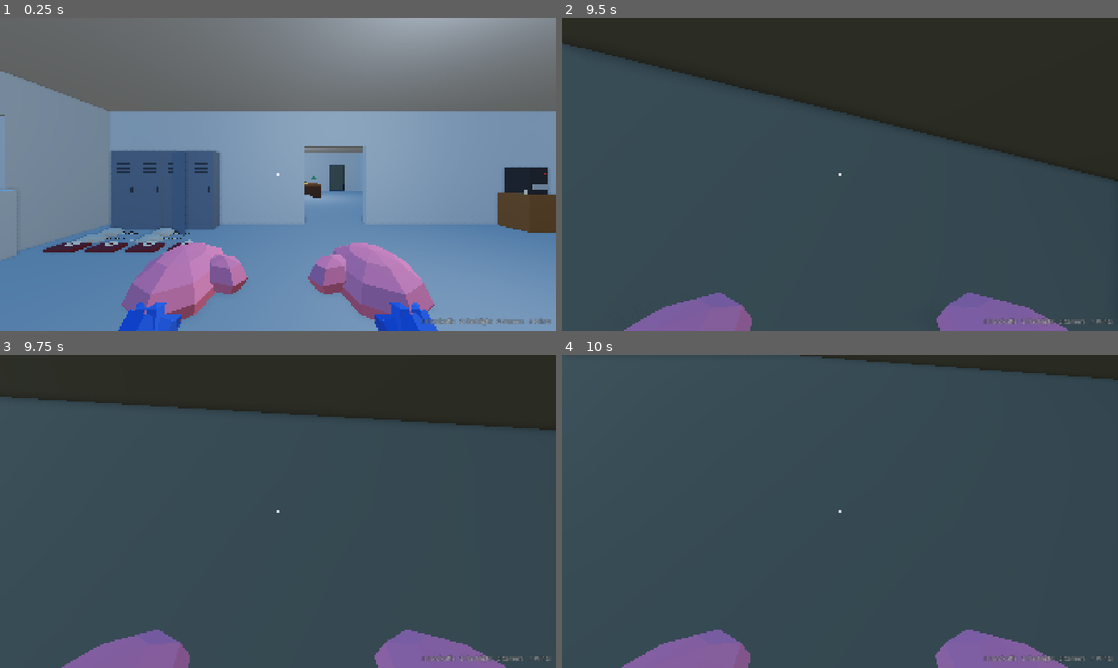
Above: before the commit, frames 1-4 (two rows, left to right).
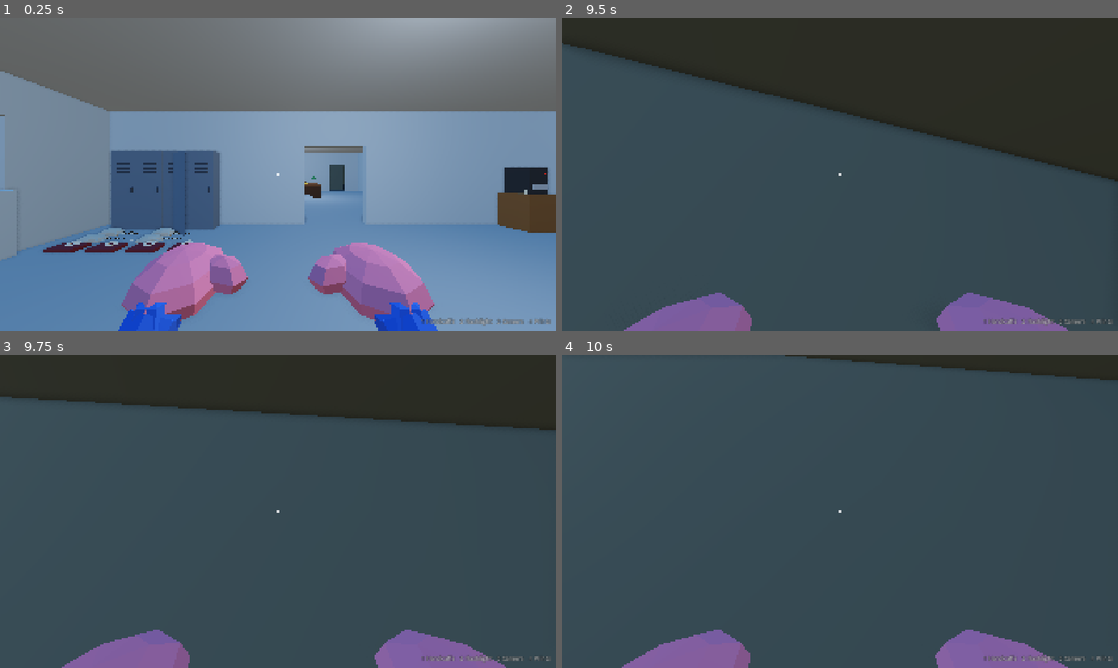
Above: after the commit, the same moments.

Repository: cristiangelini/BPD
Game: Godot game, scene res://scenes/levels/bank.tscn
The game is run twice, just before and just after one commit, with the same random seed, the same clock (stepped at 60 frames per second) and the same inputs. This scene is started directly instead of the project's main scene.
Inputs (mouse positions are in pixels of both pictures, inside the frame that each line leads up to):
- Up to frame 1 (0.25 s): no input
- Up to frame 2 (9.5 s): tap Enter at 0.5 s; move the mouse to (812, 237) at 0.52 s; hold Shift (run) 0.53-1.28 s; hold W (move_forward) 0.53-2.78 s; click (812, 237) at 0.67 s; tap Space (jump) at 0.77, 1.07, 1.52, 1.82, 3.02, 3.32, 3.77, 4.07, 4.52, 4.82, 5.75, 6.02, 6.32, 6.77, 7.07, 7.52, 7.82, 9.02, 9.32 s; move the mouse to (878, 177) at 1.27 s; tap R (ask) at 1.35 s; tap Shift (run) at 1.55, 2.3, 3.05, 3.8, 4.55, 5.3, 6.05, 6.8, 7.55, 8.3, 8.85 s; move the mouse to (795, 171) at 2.02 s; hold Q (checklist) 2.03-2.78 s; move the mouse to (845, 174) at 2.77 s; hold A (move_left) 2.78-3.53 s; tap Ctrl (crouch) at 2.85 s; click (845, 174) at 2.92 s; move the mouse to (817, 168) at 3.52 s; hold H (dance) 3.53-4.28 s; hold W (move_forward) 3.53-5.78 s; move the mouse to (867, 174) at 4.27 s; tap G (drop) at 4.35 s; move the mouse to (812, 174) at 5.02 s; hold F (flashlight) 5.03-5.78 s; click (812, 174) at 5.17 s; move the mouse to (851, 168) at 5.77 s; hold D (move_right) 5.78-6.53 s; click (851, 168) at 5.85 s; move the mouse to (834, 180) at 6.52 s; hold Mouse wheel down (hold_closer) 6.53-7.28 s; hold W (move_forward) 6.53-8.78 s; move the mouse to (878, 177) at 7.27 s; tap Mouse wheel up (hold_farther) at 7.35 s; click (878, 177) at 7.42 s; move the mouse to (795, 171) at 8.02 s; hold T (radio) 8.03-8.78 s; move the mouse to (845, 174) at 8.77 s; hold A (move_left) from 8.78 s (still down)
- Up to frame 3 (9.75 s): move the mouse to (255, 505) at 9.52 s; release A (move_left) at 9.53 s; hold W (move_forward) from 9.53 s (still down); hold Shift (run) from 9.53 s (still down); tap Tab (scoreboard) at 9.6 s; click (255, 505) at 9.67 s
- Up to frame 4 (10 s): keep holding W (move_forward); keep holding Shift (run); tap Space (jump) at 9.77 s

Frames 1-3 are identical in both runs. In frame 4, 0.2% of the frame differs, in the area x 19-100%, y 0-92%.

Commit message:
Lead the bank's corridor door straight to the back door and the vault
Co-Authored-By: Claude Opus 5.5 (1M context) <noreply@anthropic.com>
Claude-Session: https://claude.ai/code/session_01UXwRy4nCUmp8Zcg5tBLZhH

Diff:
--- a/scripts/levels/bank.gd
+++ b/scripts/levels/bank.gd
@@ -23,10 +23,10 @@
 const COUNTER_FROM := -10.0
 const COUNTER_GAP := Vector2(6.8, 8.2)
 const COUNTER_SIZE := Vector2(0.7, 1.1)
-## The back wall behind the tellers, with the office's door (west) and the corridor's (east).
+## The back wall behind the tellers, with the office's door (west) and the corridor's (middle).
 const BACK_Z := -4.5
 const OFFICE_DOOR_X := -7.0
-const CORRIDOR_DOOR_X := 6.0
+const CORRIDOR_DOOR_X := 0.0
 ## The office (west) and the corridor (middle, to the back door) split by this wall; the vault east of VAULT_X.
 const OFFICE_X := -3.0
 const VAULT_X := 3.0
@@ -169,9 +169,7 @@
 	_build.wall("x", BACK_Z, -HALF_X, HALF_X, 0, [OFFICE_DOOR_X, CORRIDOR_DOOR_X], INSIDE)
 	_build.wall("z", OFFICE_X, -HALF_Z, BACK_Z, 0, [], INSIDE)
 	_build.wall("z", VAULT_X, -HALF_Z, BACK_Z, 0, [VAULT_DOOR_Z], STEEL)
-	# The corridor runs from its door along the back wall to the vault and the back door; this wall keeps the
-	# corridor's door out of the vault.
-	_build.wall("x", -6.0, VAULT_X, HALF_X, 0, [], INSIDE)
+	# The corridor runs straight from its door to the back door, with the vault's doorway on its east side.
 	_build.legs(Vector3(-7.5, FLOOR_TOP, -8.2), Vector2(1.8, 0.9), 0.72, WOOD)
 	_build.box(Vector3(-7.5, FLOOR_TOP + 0.74, -8.2), Vector3(1.8, 0.04, 0.9), WOOD)
 	_build.box(Vector3(-4.0, FLOOR_TOP + 0.7, -9.5), Vector3(0.6, 1.4, 0.6), STEEL.darkened(0.2))
@@ -192,7 +190,7 @@
 func _add_vault_door() -> void:
 	vault_door = StaticBody3D.new()
 	vault_door.name = "VaultDoor"
-	vault_door.position = Vector3(VAULT_X + 0.15, FLOOR_TOP + VAULT_DOOR_RADIUS + 0.05, VAULT_DOOR_Z)
+	vault_door.position = Vector3(VAULT_X - 0.15, FLOOR_TOP + VAULT_DOOR_RADIUS + 0.05, VAULT_DOOR_Z)
 	add_child(vault_door)
 	var shape := CollisionShape3D.new()
 	var body := BoxShape3D.new()
@@ -213,7 +211,7 @@
 	wheel.outer_radius = 0.32
 	var handle := MeshInstance3D.new()
 	handle.mesh = wheel
-	handle.position.x = 0.14
+	handle.position.x = -0.14
 	handle.rotation.z = PI / 2
 	handle.material_override = _build.material(GOLD)
 	vault_door.add_child(handle)
--- a/tests/unit/test_bank.gd
+++ b/tests/unit/test_bank.gd
@@ -23,7 +23,7 @@
 
 func test_the_vault_door_closes_the_doorway() -> void:
 	var local := bank.vault_door.position
-	assert_almost_eq(local.x, BankLevel.VAULT_X + 0.15, 0.01)
+	assert_almost_eq(local.x, BankLevel.VAULT_X - 0.15, 0.01)
 	assert_almost_eq(local.z, BankLevel.VAULT_DOOR_Z, 0.01)
 	assert_gt(BankLevel.VAULT_DOOR_RADIUS * 2, GameScale.COP_HEIGHT, "no cop walks under it")
 
